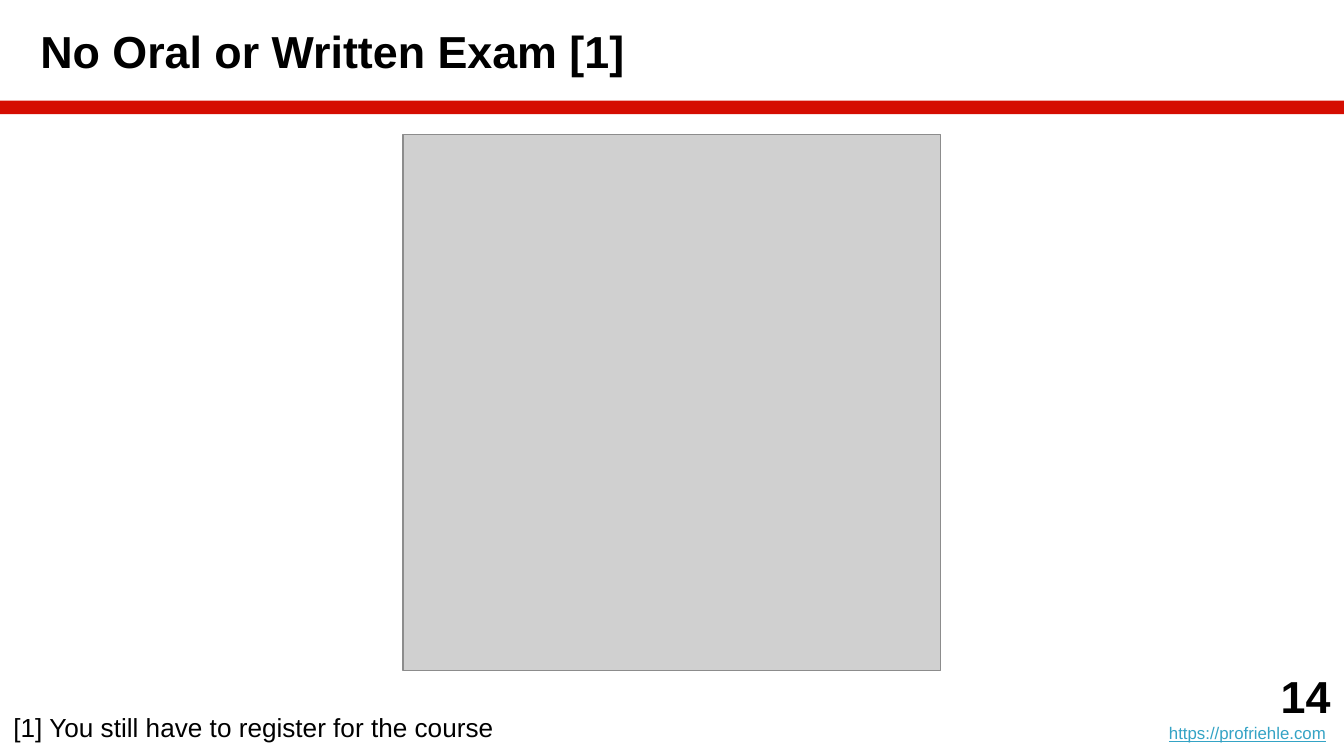
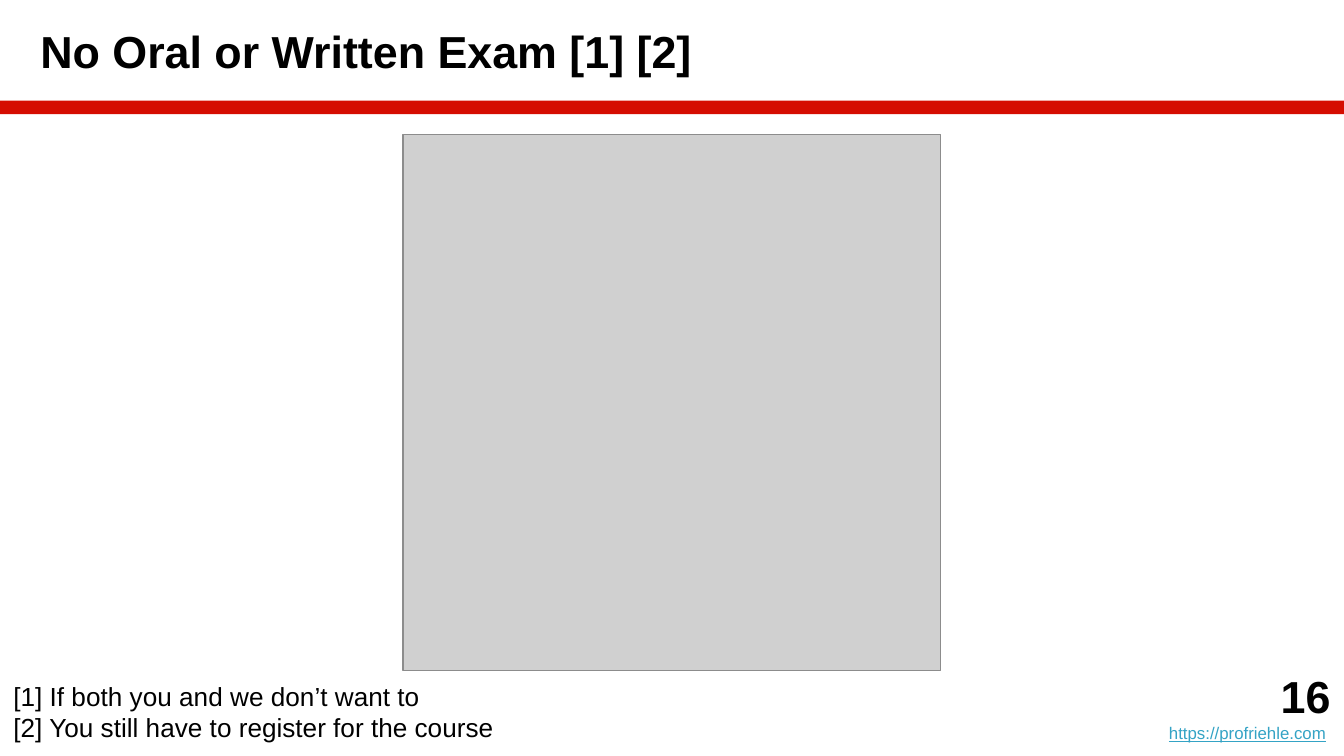
Before and after one commit to dirkriehle/amos-course, a slide deck: slide 16 of Lecture slides/AMOS A01 - Introduction.pptx (slide 14 before the commit). Drawn at 1344x756 pixels with LibreOffice and Linux fonts; fonts in the diff are those of the drawing; grey boxes stand for pictures. Boxes give left, top, right and bottom in pixels: in the first picture for what was removed or moved away, otherwise in the second. Text is boxed around its words. In the diff, an @@ line names an element or a change of style, - is before the commit and + after.

```diff
--- a/Lecture slides/AMOS A01 - Introduction.pptx
+++ b/Lecture slides/AMOS A01 - Introduction.pptx
@@ title at <box>40,35,692,77</box>: text changed @@
-No Oral or Written Exam [1]
+No Oral or Written Exam [1] [2]
@@ text at <box>13,687,494,743</box>: text changed @@
-[1] You still have to register for the course
+[1] If both you and we don’t want to
+[2] You still have to register for the course
@@ text at <box>1281,681,1331,714</box>: text changed @@
-14
+16
```
Also in this commit, not shown: 1 other slide changed, 2 slides added, 15 other files.
